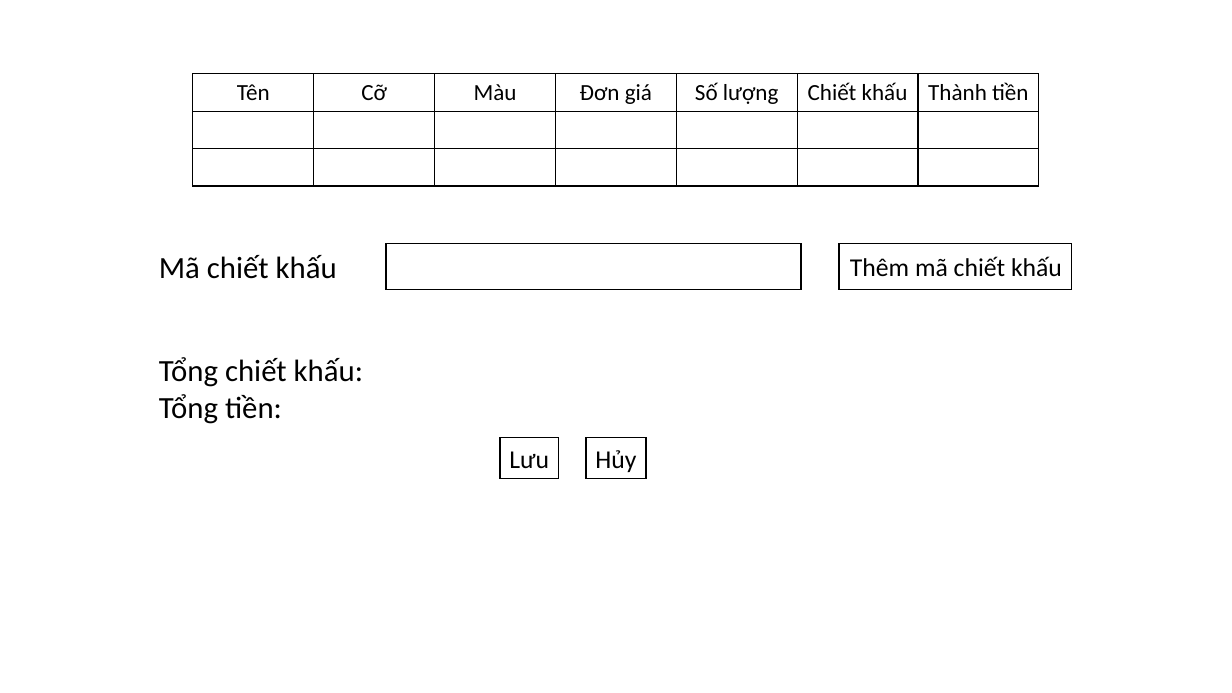
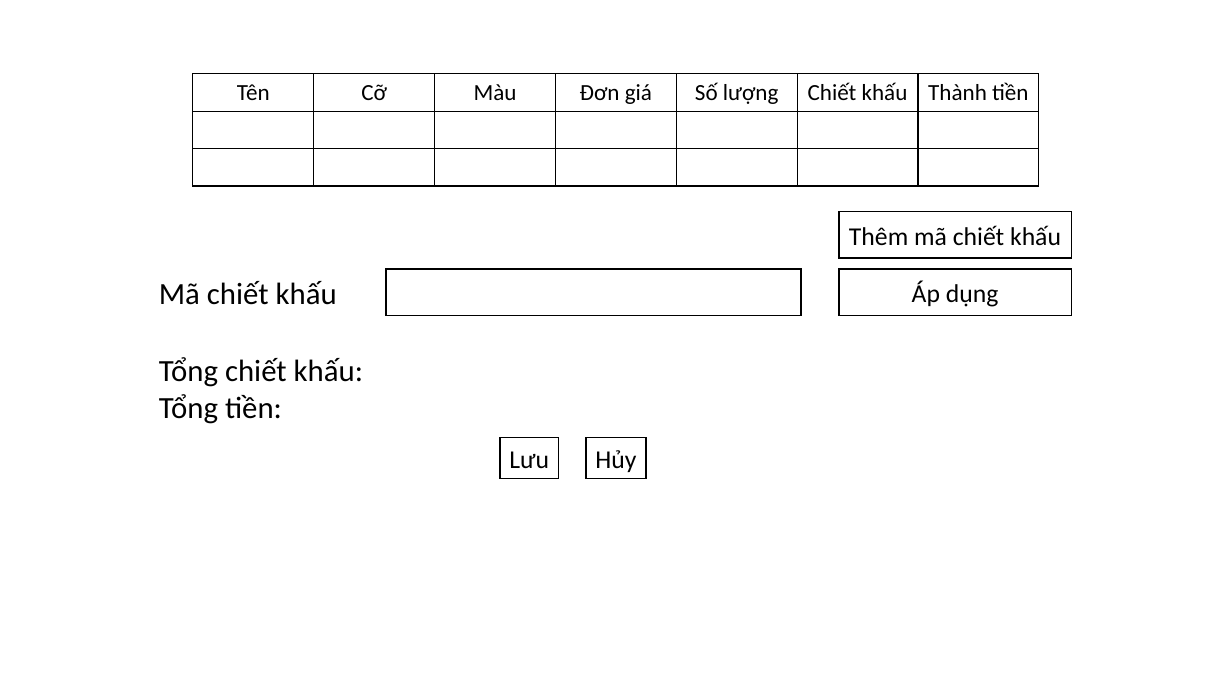
Before and after one commit to tuk3kCS/PTIT, a slide deck: slide 9 of 20251/Phân tích thiết kế HTTT/Hình vẽ/UI.pptx. Drawn at 1232x693 pixels with LibreOffice and Linux fonts; fonts in the diff are those of the drawing. Boxes give left, top, right and bottom in pixels: in the first picture for what was removed or moved away, otherwise in the second. Text is boxed around its words. In the diff, an @@ line names an element or a change of style, - is before the commit and + after.

```diff
--- a/20251/Phân tích thiết kế HTTT/Hình vẽ/UI.pptx
+++ b/20251/Phân tích thiết kế HTTT/Hình vẽ/UI.pptx
@@ rectangle "Thêm mã chiết khấu": place and size @@
-rectangle "Thêm mã chiết khấu" at (839, 243, 1072, 289)
+rectangle "Thêm mã chiết khấu" at (839, 212, 1072, 258)
@@ rectangle "Thêm mã chiết khấu" at (839, 212, 1072, 258): alignment right to centre @@
@@ text "Mã chiết khấu": place and size @@
-text "Mã chiết khấu" at (159, 255, 337, 279)
+text "Mã chiết khấu" at (159, 281, 337, 305)
@@ rectangle: place and size @@
-rectangle at (386, 243, 801, 289)
+rectangle at (386, 269, 801, 315)
@@ rectangle added at (839, 269, 1072, 315), fill #FFFFFF, outline #000000 1 pt, 20 pt, text #000000 @@
+Áp dụng
```
Also in this commit, not shown: 2 other slides changed, 3 other files.
